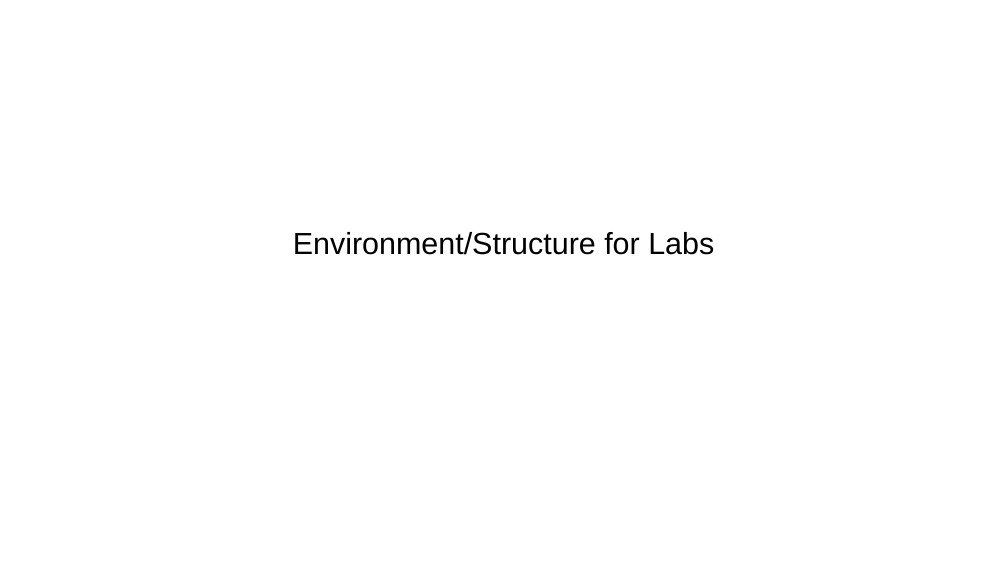
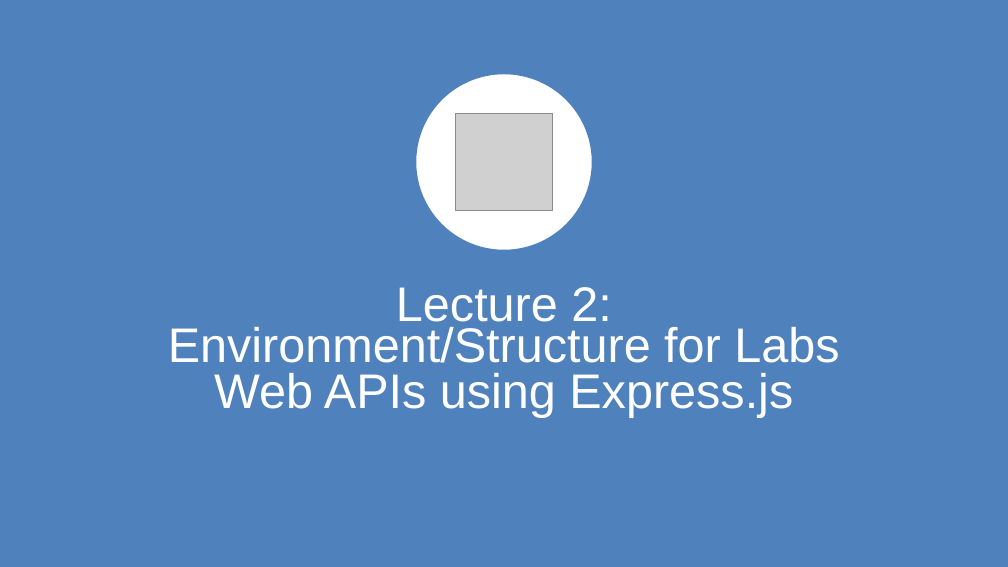
Before and after one commit to diarmuidoconnor/wad2, a slide deck: slide 29 of topic07/talk-1/node-2019.pptx. Drawn at 1008x567 pixels with LibreOffice and Linux fonts; fonts in the diff are those of the drawing; grey boxes stand for pictures. Boxes give left, top, right and bottom in pixels: in the first picture for what was removed or moved away, otherwise in the second. Text is boxed around its words. In the diff, an @@ line names an element or a change of style, - is before the commit and + after.

```diff
--- a/topic07/talk-1/node-2019.pptx
+++ b/topic07/talk-1/node-2019.pptx
@@ rectangle added at box(0, 0, 1008, 567), fill #4F81BD @@
@@ ellipse added at box(416, 73, 592, 250), fill #FFFFFF, outline #4F81BD 1.5 pt @@
@@ picture added at box(455, 113, 553, 211) @@
@@ text "Lecture 2: Environment/Structure for Labs" at box(168, 287, 839, 418): vertical alignment middle to bottom @@
@@ text at box(168, 287, 839, 418): text changed; size 32 to 51 pt; text colour #000000 to #FFFFFF @@
-Environment/Structure for Labs
+Lecture 2: Environment/Structure for Labs
+Web APIs using Express.js
```
Also in this commit, not shown: 3 other slides changed, 21 slides added, 19 other files.
